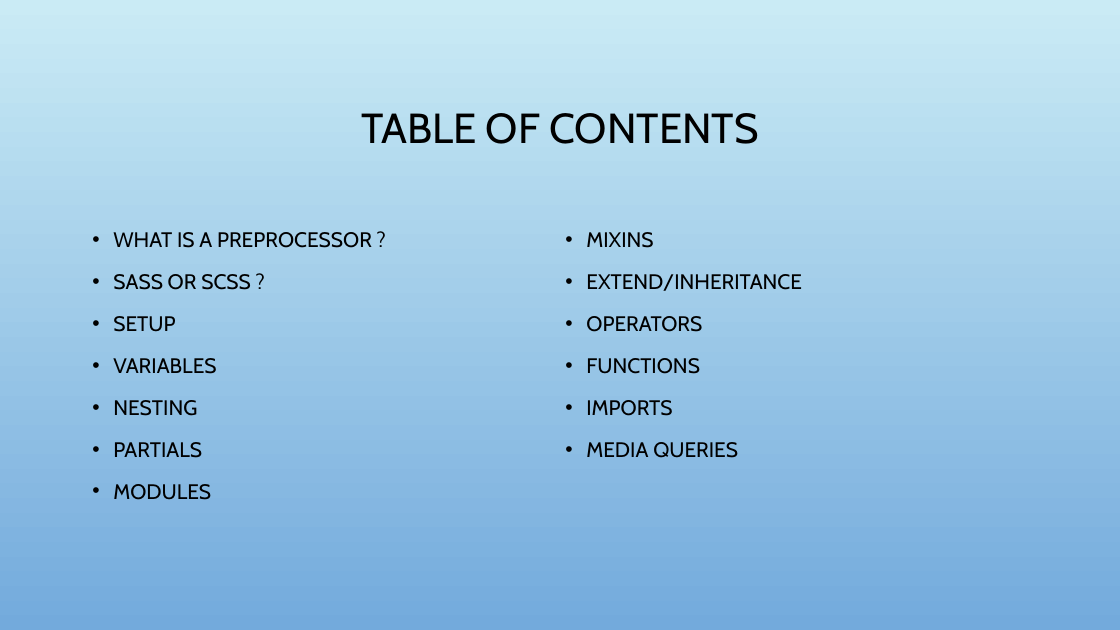
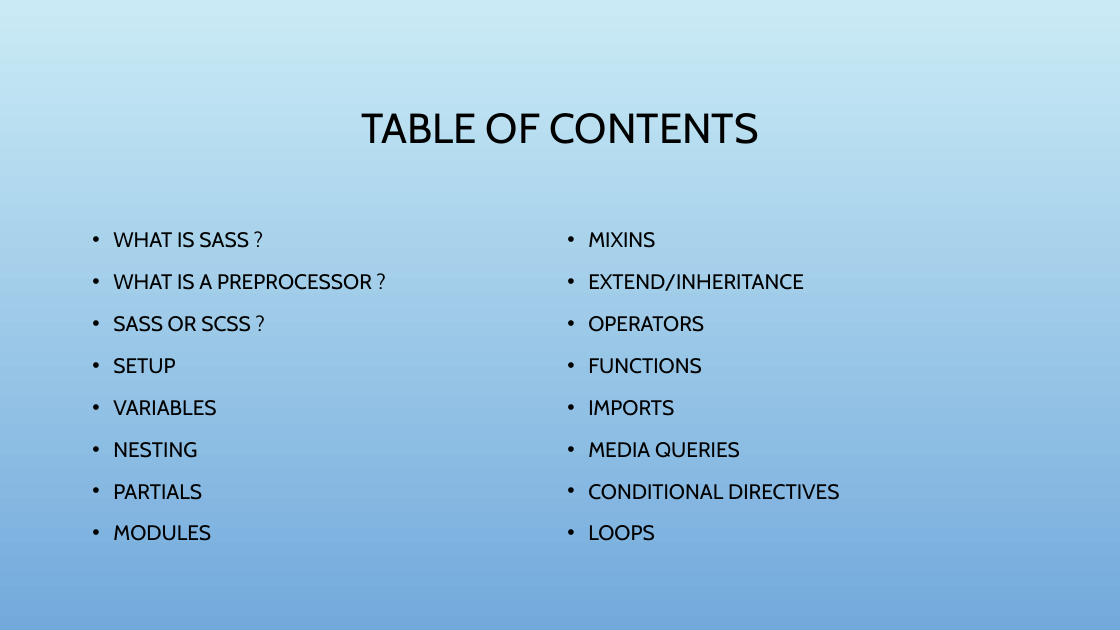
Before and after one commit to vijaiselvam/Sass-Language-Basics, a slide deck: slide 2 of Sass Basics.pptx. Drawn at 1120x630 pixels with LibreOffice and Linux fonts; fonts in the diff are those of the drawing; background and template pictures are left out. Boxes give left, top, right and bottom in pixels: in the first picture for what was removed or moved away, otherwise in the second. Text is boxed around its words. In the diff, an @@ line names an element or a change of style, - is before the commit and + after.

```diff
--- a/Sass Basics.pptx
+++ b/Sass Basics.pptx
@@ text at <box>113,232,249,248</box>: paragraph added @@
+• WHAT IS SASS ?
@@ text at <box>588,484,840,541</box>: paragraphs added @@
+• CONDITIONAL DIRECTIVES
+• LOOPS
```
Also in this commit, not shown: 2 other slides changed, 1 slide added.
